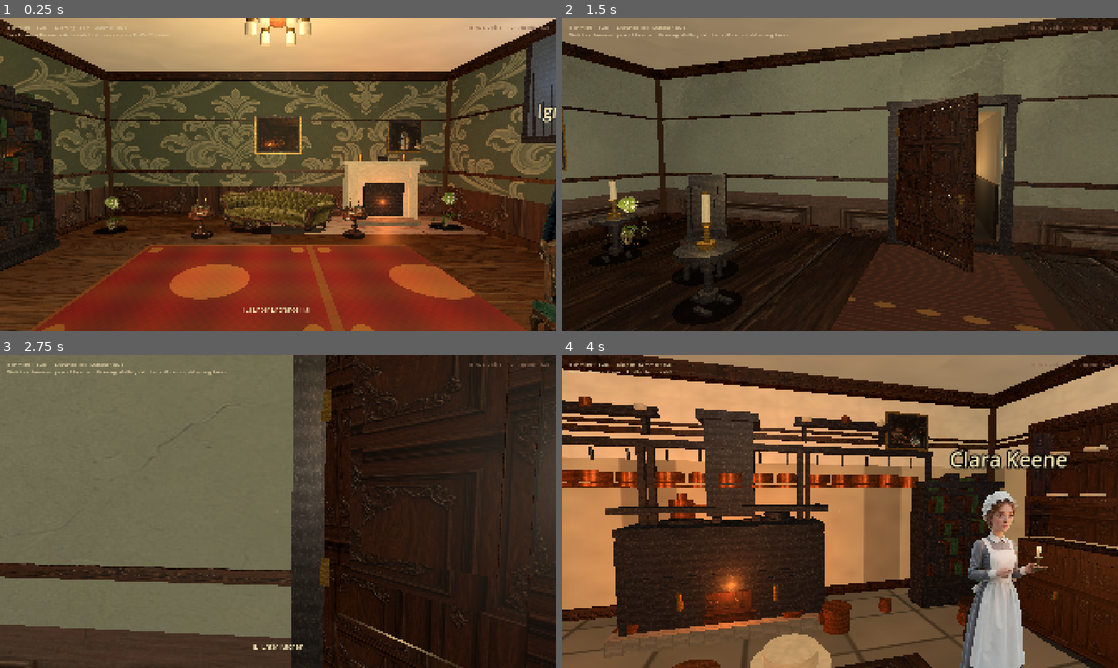
Above: before the commit, frames 1-4 (two rows, left to right).
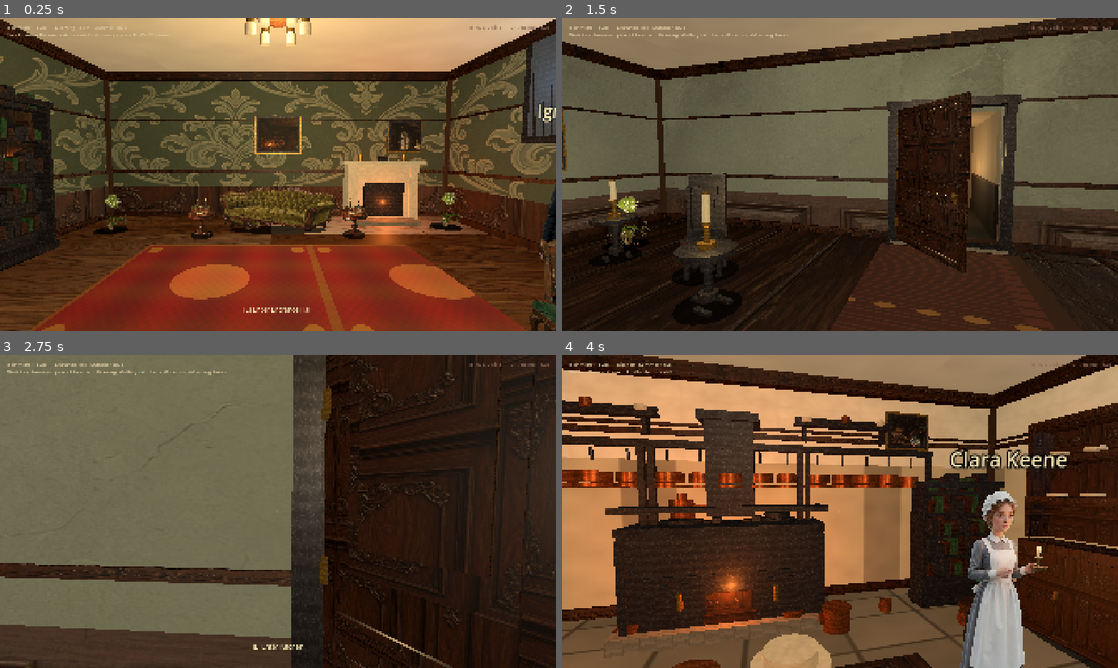
Above: after the commit, the same moments.

Repository: drakewing-eng/aetheric-engine
Game: Godot game, scene res://scenes/fps_main.tscn
The game is run twice, just before and just after one commit, with the same random seed, the same clock (stepped at 60 frames per second) and the same inputs.
Inputs (mouse positions are in pixels of both pictures, inside the frame that each line leads up to):
- Up to frame 1 (0.25 s): no input
- Up to frame 2 (1.5 s): tap Enter at 0.5 s; move the mouse to (867, 174) at 0.52 s; hold E (interact) 0.53-1.28 s; hold W (move_forward) from 0.53 s (still down); click (867, 174) at 0.67 s; move the mouse to (812, 174) at 1.27 s; tap E (interact) at 1.35 s
- Up to frame 3 (2.75 s): keep holding W (move_forward); tap E (interact) at 2 s; move the mouse to (289, 505) at 2.02 s; hold E (interact) from 2.03 s (still down)
- Up to frame 4 (4 s): keep holding W (move_forward); move the mouse to (834, 517) at 2.77 s; release E (interact) at 2.78 s; tap E (interact) at 2.85 s; click (834, 517) at 2.92 s; move the mouse to (878, 514) at 3.52 s; hold E (interact) from 3.53 s (still down)

The runs differ from the first frame. In frame 1, 0.2% of the frame differs, in the area x 18-84%, y 55-68%; in frame 2, 1.4%; in frame 3, 2.1%, in the area x 57-100%, y 0-100%; in frame 4, nothing differs.

Commit message:
visual loop 30: dark conservatory panels, stone door thresholds, wider ajar doors

Diff:
--- a/aetheric-engine-godot/scripts/fps_props.gd
+++ b/aetheric-engine-godot/scripts/fps_props.gd
@@ -1087,15 +1087,16 @@
 	# Inner stop mould
 	_add_box(root, Vector3(-w * 0.5 + 0.02, h * 0.5, 0.06), Vector3(0.04, h - 0.05, 0.04), MAHOGANY, false, 0.45)
 	_add_box(root, Vector3(w * 0.5 - 0.02, h * 0.5, 0.06), Vector3(0.04, h - 0.05, 0.04), MAHOGANY, false, 0.45)
-	# Threshold / saddle
-	_add_box(root, Vector3(0, 0.03, 0.02), Vector3(w + 0.08, 0.06, depth + 0.12), MAHOGANY_DARK, false, 0.45)
+	# Threshold / saddle (stone + wood — grounds the doorway)
+	_add_box(root, Vector3(0, 0.025, 0.02), Vector3(w + 0.14, 0.05, depth + 0.18), STONE, false, 0.65)
+	_add_box(root, Vector3(0, 0.055, 0.02), Vector3(w + 0.08, 0.04, depth + 0.1), MAHOGANY_DARK, false, 0.45)
 	# --- Door leaf (ajar so it reads as a door; leave walk gap) ---
 	var leaf_w := w - 0.1
 	var leaf_h := h - 0.12
 	var leaf := Node3D.new()
 	leaf.name = "DoorLeaf"
-	leaf.position = Vector3(-w * 0.5 + 0.05, 0.06, 0.04)
-	leaf.rotation_degrees.y = -48.0  # wide ajar so portal hallway is visible beyond
+	leaf.position = Vector3(-w * 0.5 + 0.05, 0.07, 0.04)
+	leaf.rotation_degrees.y = -52.0  # wide ajar so portal hallway is visible beyond
 	root.add_child(leaf)
 	# Polished mid-mahogany slab — colors biased so auto-mat picks WOOD not red velvet
 	var door_wood := Color(0.42, 0.28, 0.16)
--- a/aetheric-engine-godot/scripts/fps_rooms.gd
+++ b/aetheric-engine-godot/scripts/fps_rooms.gd
@@ -113,15 +113,17 @@
 			{"kind": "bookshelf", "pos": [-4.15, 0.0, -1.6], "yaw": 90.0, "width": 1.75, "height": 2.55},
 			{"kind": "bookshelf", "pos": [-4.15, 0.0, 1.5], "yaw": 90.0, "width": 1.55, "height": 2.45},
 			{"kind": "plant", "pos": [3.8, 0.0, -3.8], "scale": 0.9,
-				"texture": "res://assets/props/plants/plant_palm.png", "width": 0.75, "height": 1.05},
+				"texture": "res://assets/props/plants/plant_palm.png", "width": 0.85, "height": 1.05},
 			{"kind": "chandelier", "pos": [0.0, 0.0, -0.5], "hang": 3.15},
 			{"kind": "armchair", "pos": [-2.2, 0.0, 2.0], "yaw": 25.0, "fabric": Color(0.45, 0.18, 0.14)},
 			{"kind": "side_table", "pos": [-1.4, 0.0, 2.4], "yaw": 10.0},
 			{"kind": "plant", "pos": [-3.6, 0.0, -3.5], "scale": 0.85,
-				"texture": "res://assets/props/plants/plant_palm.png", "width": 0.7, "height": 1.0},
+				"texture": "res://assets/props/plants/plant_palm.png", "width": 0.85, "height": 1.05},
 			{"kind": "chair", "pos": [1.8, 0.0, 1.5], "yaw": -40.0, "fabric": Color(0.4, 0.22, 0.16)},
 			{"kind": "side_table", "pos": [2.4, 0.0, 1.0], "yaw": 15.0},
 			{"kind": "crate", "pos": [-3.8, 0.0, 2.0], "scale": 0.55},
+			{"kind": "plant", "pos": [-3.9, 0.0, 0.5], "scale": 0.9,
+				"texture": "res://assets/props/plants/plant_palm.png", "width": 0.9, "height": 1.1},
 		],
 		"doors": [
 			{
@@ -591,13 +593,13 @@
 		"spawn_yaw": 0.0,
 		"wall_style": "victorian",
 		"wallpaper": TEX + "wallpaper_conservatory.jpg",
-		"wainscot": TEX + "wainscot_conservatory.jpg",
+		# Dark mahogany on solid corners (cream conservatory wainscot read as blank plaster)
+		"wainscot": TEX + "wainscot_drawing.jpg",
 		"floor_texture": TEX + "floor_conservatory.jpg",
 		"floor_color": Color(0.36, 0.42, 0.32),
 		"ceiling_color": Color(0.68, 0.78, 0.72),
 		"light_energy": 1.15,
 		"light_color": Color(0.85, 0.92, 0.95),
-		# Nearly full-height dado on solid panels (glass still primary)
 		"wainscot_height": 4.0,
 		"walls": {},
 		"features": [
